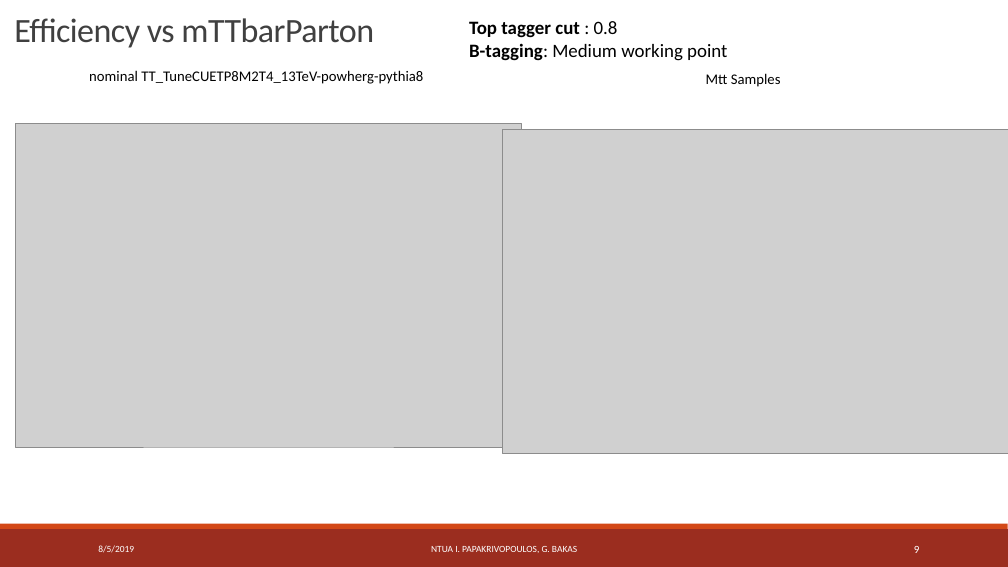
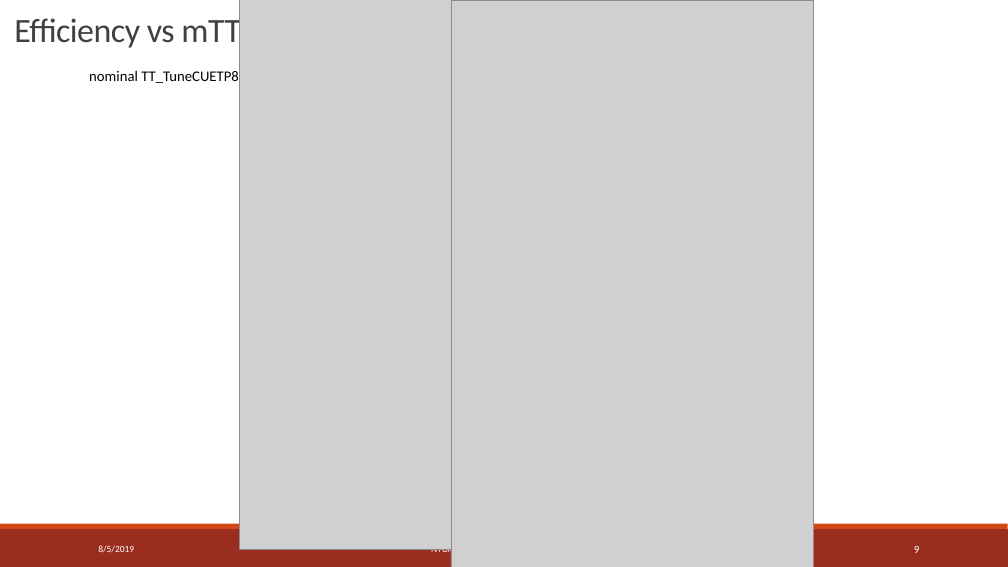
Before and after one commit to georgebakas/HEP-NTUA, a slide deck: slide 9 of Documents for Progress/StatusReport_Eff_SignalOverBkg_AllMVA_allbtag_09_05_19.pptx. Drawn at 1008x567 pixels with LibreOffice and Linux fonts; fonts in the diff are those of the drawing; grey boxes stand for pictures. Boxes give left, top, right and bottom in pixels: in the first picture for what was removed or moved away, otherwise in the second. Text is boxed around its words. In the diff, an @@ line names an element or a change of style, - is before the commit and + after.

```diff
--- a/Documents for Progress/StatusReport_Eff_SignalOverBkg_AllMVA_allbtag_09_05_19.pptx
+++ b/Documents for Progress/StatusReport_Eff_SignalOverBkg_AllMVA_allbtag_09_05_19.pptx
@@ picture added at (240, 0, 603, 549) @@
@@ picture added at (451, 0, 814, 567) @@
@@ text removed at (469, 21, 727, 61) @@
-Top tagger cut : 0.8
-B-tagging: Medium working point
@@ text removed at (706, 73, 781, 87) @@
-Mtt Samples
@@ picture removed at (16, 123, 522, 447) @@
@@ picture removed at (502, 129, 1008, 453) @@
```
Also in this commit, not shown: 11 other slides changed, 1 slide added, 4 other files.
